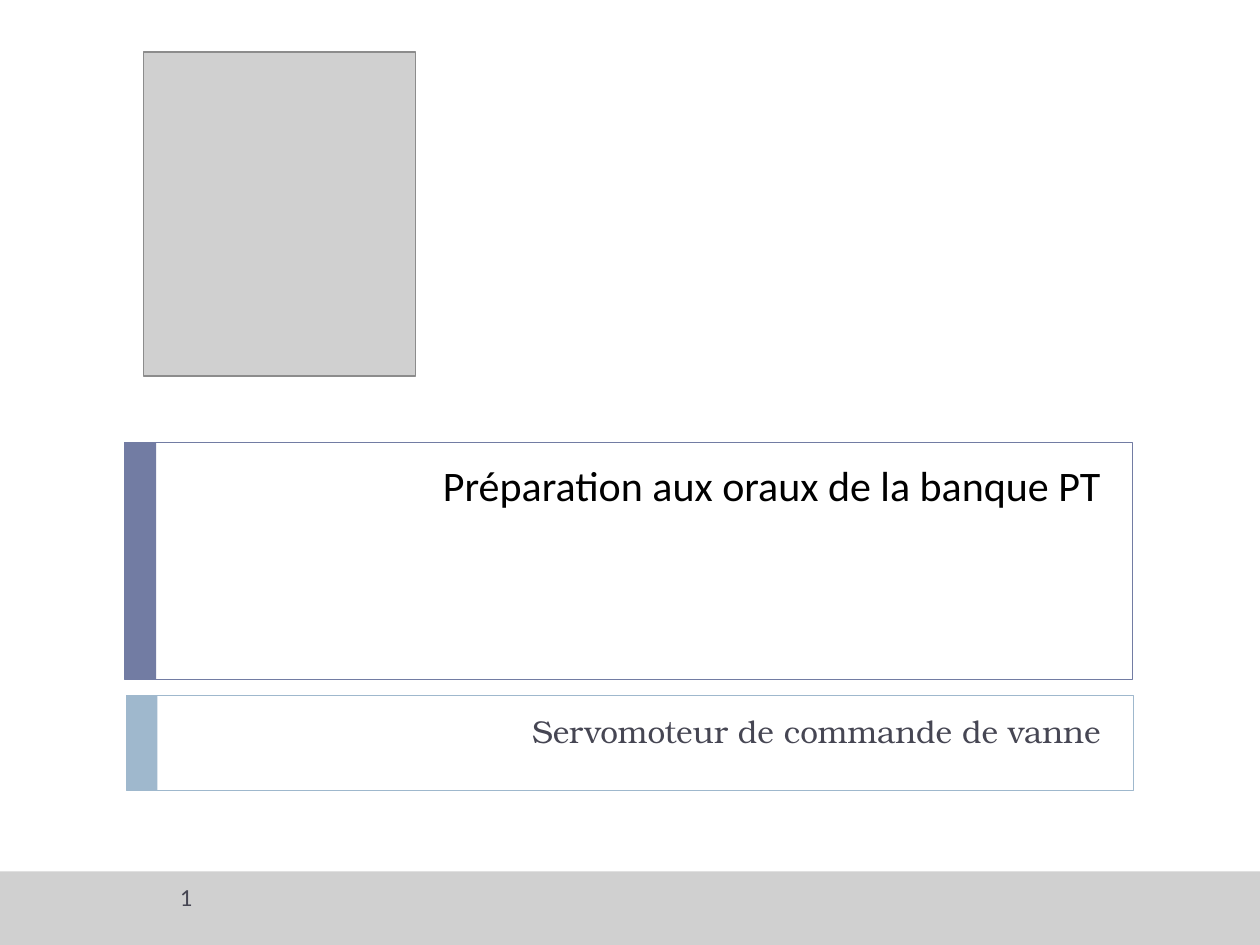
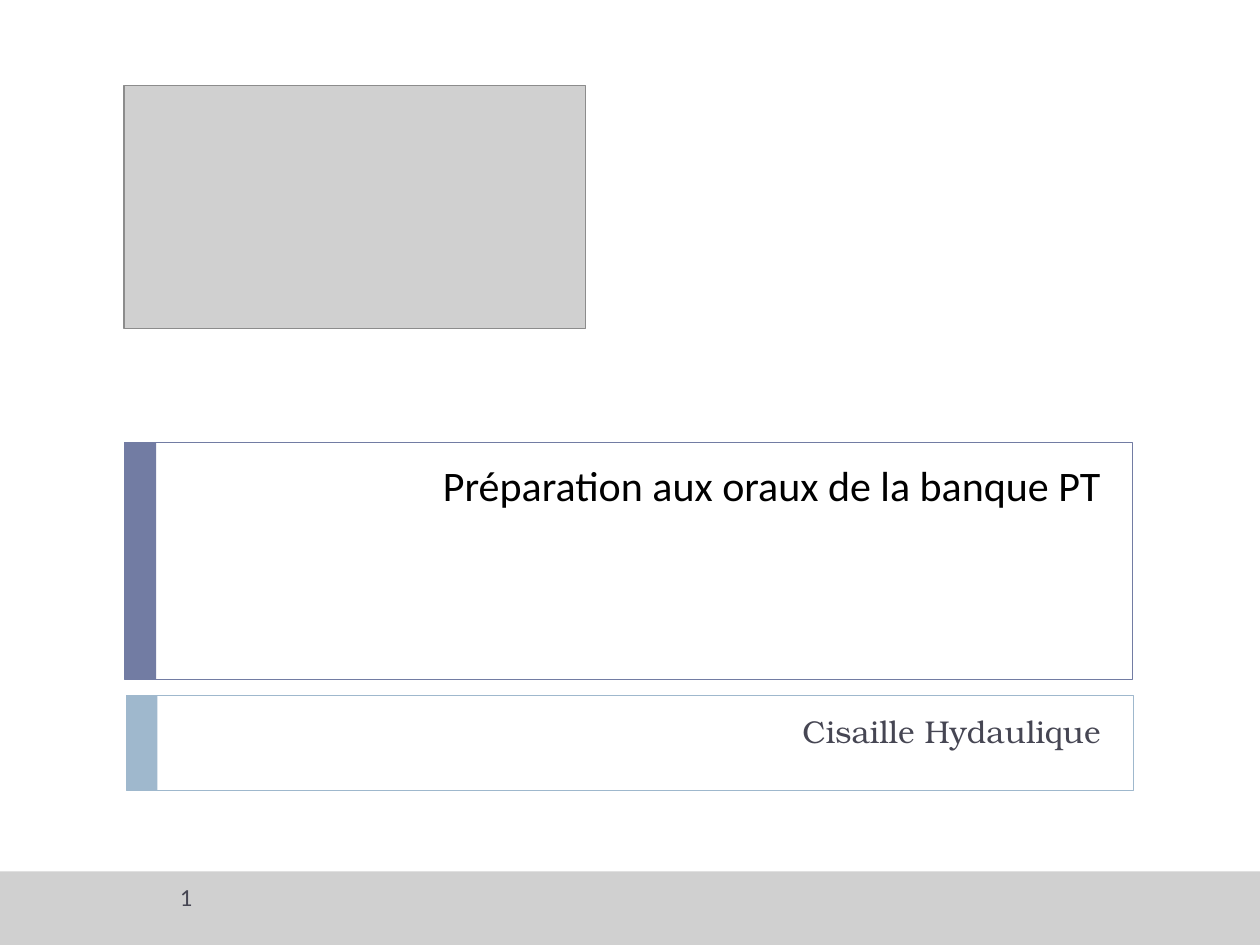
Before and after one commit to xpessoles/PT_Oraux, a slide deck: slide 1 of Interrogation_SII/03_Cisaille hydraulique/ServoMoteur_CommandeVanne_Corrige.pptx. Drawn at 1260x945 pixels with LibreOffice and Linux fonts; fonts in the diff are those of the drawing; grey boxes stand for pictures. Boxes give left, top, right and bottom in pixels: in the first picture for what was removed or moved away, otherwise in the second. Text is boxed around its words. In the diff, an @@ line names an element or a change of style, - is before the commit and + after.

```diff
--- a/Interrogation_SII/03_Cisaille hydraulique/ServoMoteur_CommandeVanne_Corrige.pptx
+++ b/Interrogation_SII/03_Cisaille hydraulique/ServoMoteur_CommandeVanne_Corrige.pptx
@@ picture removed at box(144, 52, 416, 375) @@
@@ picture added at box(123, 86, 585, 329) @@
@@ subtitle at box(802, 720, 1101, 751): text changed @@
-Servomoteur de commande de vanne
+Cisaille Hydaulique
```
Also in this commit, not shown: 2 other slides changed, 1 other file.
